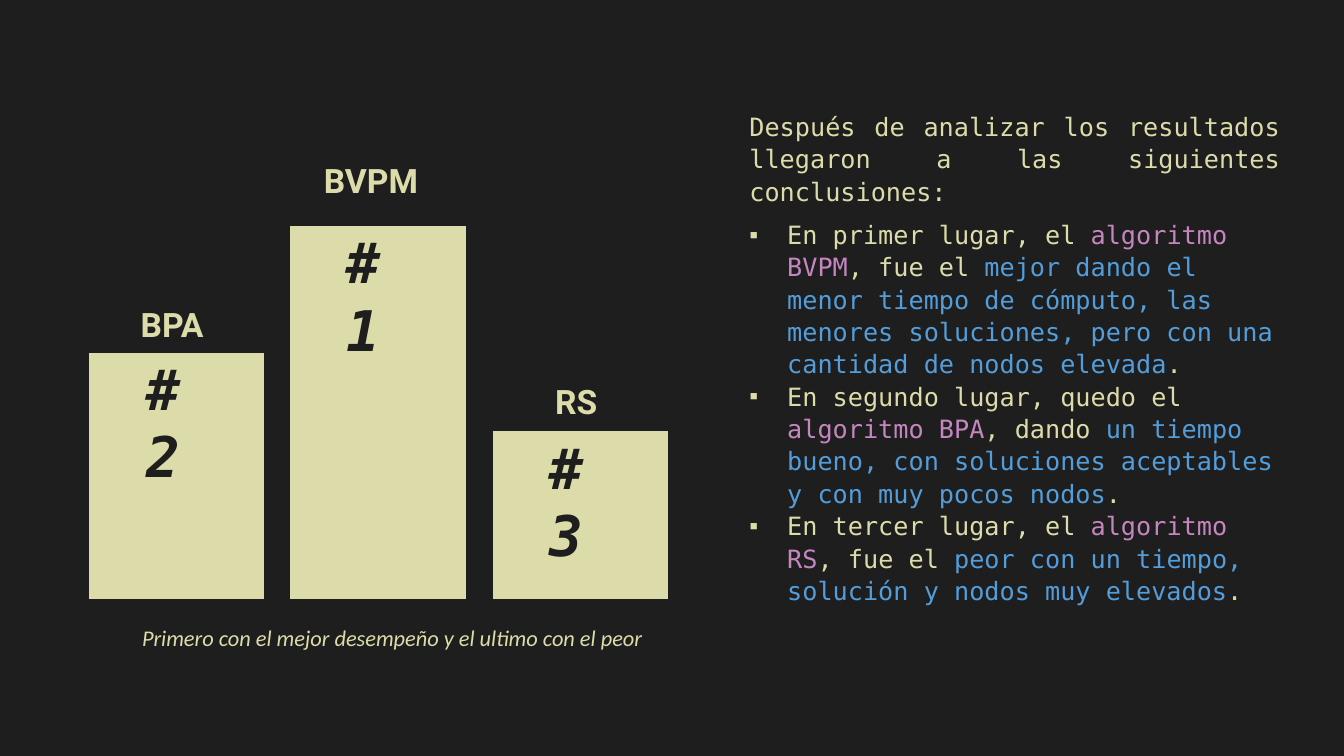
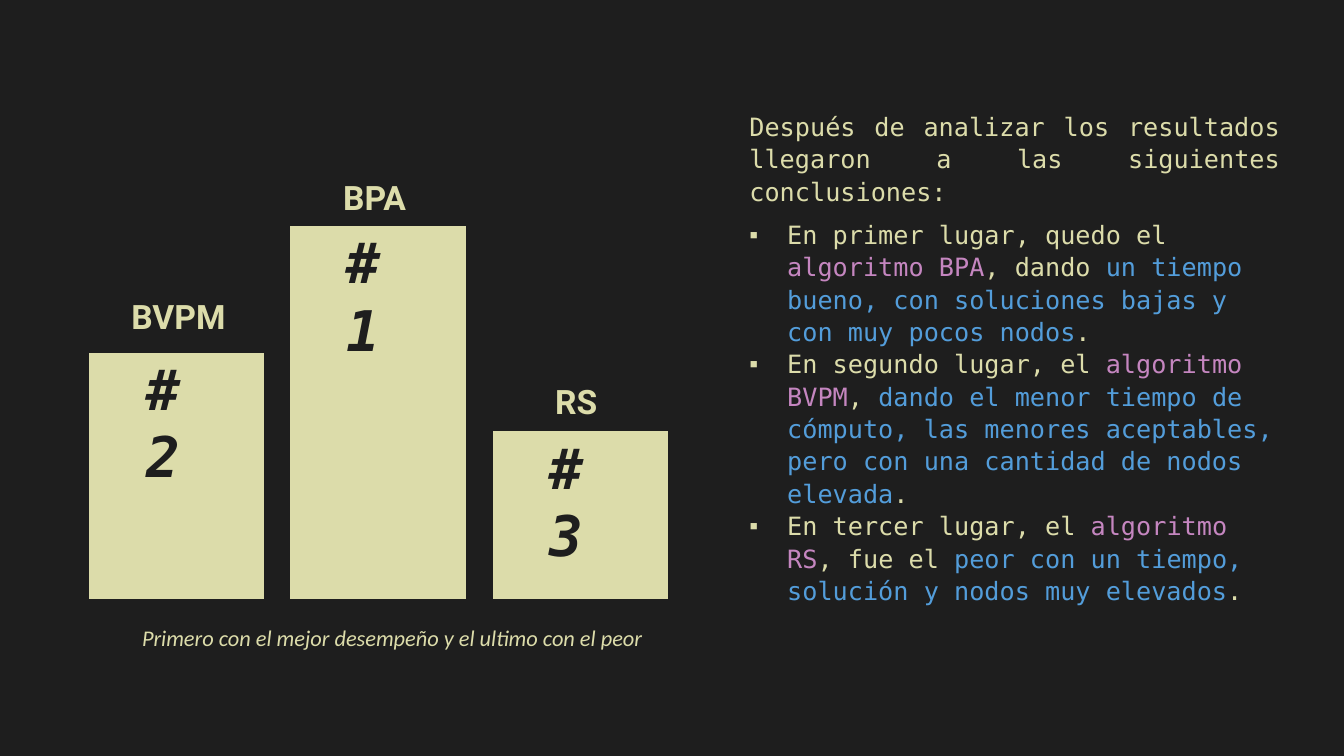
Before and after one commit to LUJAAA/PIA_IA, a slide deck: slide 41 of PIA/Resumen/ResumenReporte.pptx. Drawn at 1344x756 pixels with LibreOffice and Linux fonts; fonts in the diff are those of the drawing. Boxes give left, top, right and bottom in pixels: in the first picture for what was removed or moved away, otherwise in the second. Text is boxed around its words. In the diff, an @@ line names an element or a change of style, - is before the commit and + after.

```diff
--- a/PIA/Resumen/ResumenReporte.pptx
+++ b/PIA/Resumen/ResumenReporte.pptx
@@ text "BPA": place and size @@
-text "BPA" at box(141, 313, 204, 337)
+text "BPA" at box(343, 186, 406, 210)
@@ text at box(787, 224, 1273, 504): text changed @@
-▪ En primer lugar, el algoritmo BVPM, fue el mejor dando el menor tiempo de cómputo, las menores soluciones, pero con una cantidad de nodos elevada.
-▪ En segundo lugar, quedo el algoritmo BPA, dando un tiempo bueno, con soluciones aceptables y con muy pocos nodos.
+▪ En primer lugar, quedo el algoritmo BPA, dando un tiempo bueno, con soluciones bajas y con muy pocos nodos.
+▪ En segundo lugar, el algoritmo BVPM, dando el menor tiempo de cómputo, las menores aceptables, pero con una cantidad de nodos elevada.
@@ text "BVPM": place and size @@
-text "BVPM" at box(324, 169, 418, 193)
+text "BVPM" at box(131, 305, 225, 329)
```
Also in this commit, not shown: 2 other slides changed, 1 slide added, 1 slide removed, 1 other file.
